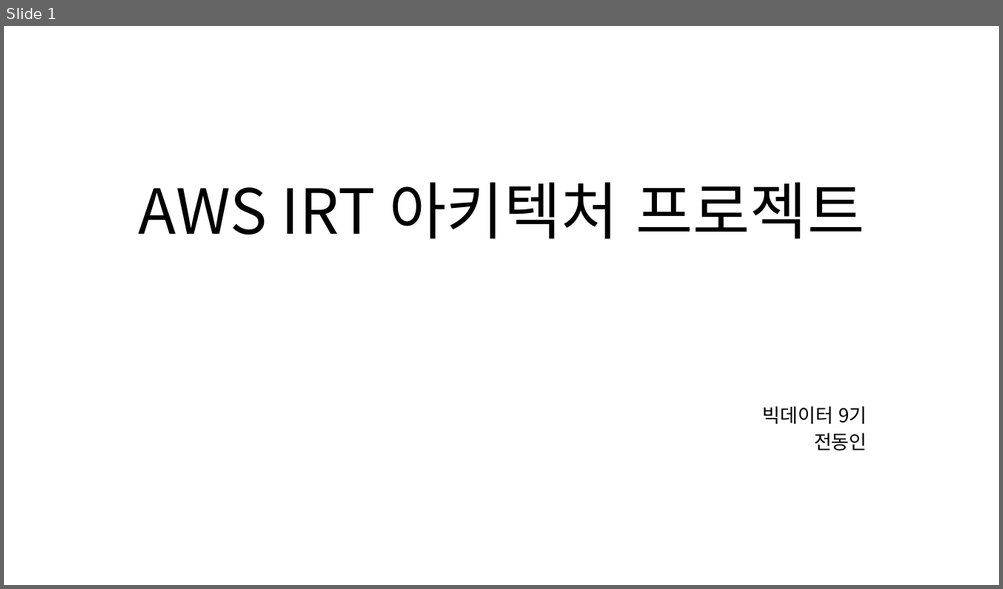
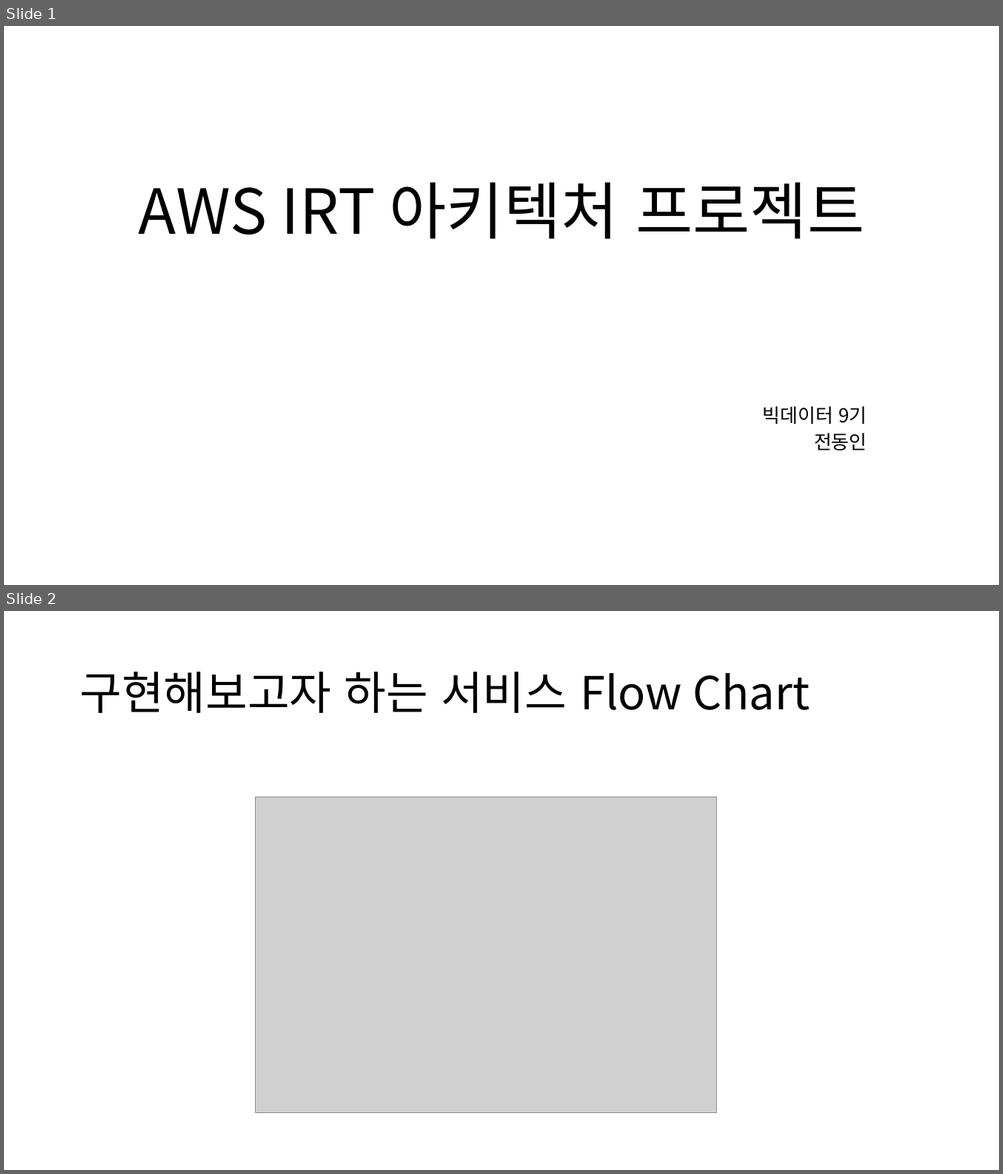
Before and after one commit to DonginJeon/Project, a slide deck: Personal/IRT_AWS/AWS IRT 아키텍처 프로젝트.pptx. Shown one above the other, each under a label of ours: slide 1 before the commit, slides 1 and 2 after it. The pictures are 1003x589 and 1003x1174 pixels, drawn with LibreOffice and Linux fonts; fonts in the diff are those of the drawing; grey boxes stand for pictures. Boxes give left, top, right and bottom in pixels: in the first picture for what was removed or moved away, otherwise in the second. Text is boxed around its words. In the diff, an @@ line names an element or a change of style, - is before the commit and + after.

```diff
--- a/Personal/IRT_AWS/AWS IRT 아키텍처 프로젝트.pptx
+++ b/Personal/IRT_AWS/AWS IRT 아키텍처 프로젝트.pptx
@@ slide 2 added at [4, 611, 999, 1170], background #FFFFFF @@
@@ title added at [79, 672, 809, 713], 44 pt, text #000000 @@
+구현해보고자 하는 서비스 Flow Chart
@@ picture added at [256, 797, 717, 1113] @@
```
Also in this commit, not shown: 5 slides changed, 7 other slides added, 3 slides removed, 56 other files.
